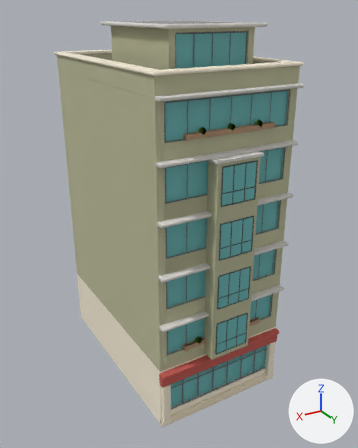
Two versions of the glTF model Assets/TumbangPreso/Art/Kanto/Models/stucco_olive_5.glb, one commit apart.
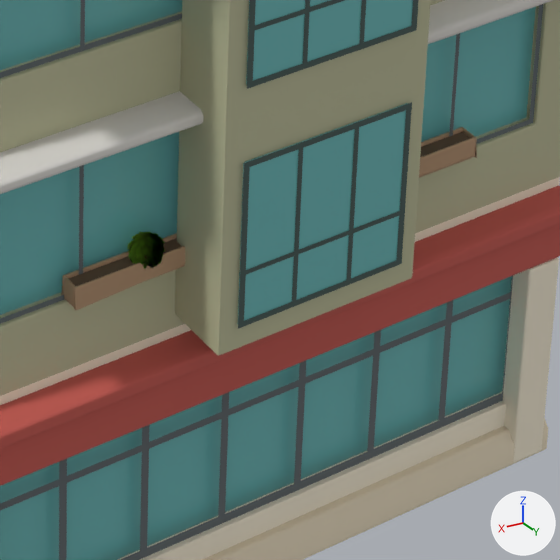
The first picture shows the older version from a 50 mm camera at (20.2, 20.9, 23.9) aimed at (4.2, -5.8, 10.5). The close-ups show the older and then the newer version on the part from 48% to 77% of the width and 65% to 89% of the height of that picture. Only the edits that show in the close-ups are written down. Lighting does not change. The marker at lower right points along +X, +Y and +Z.

Objects in the first close-up: 'foliage', 'frames', 'props', 'shell', 'trim'.
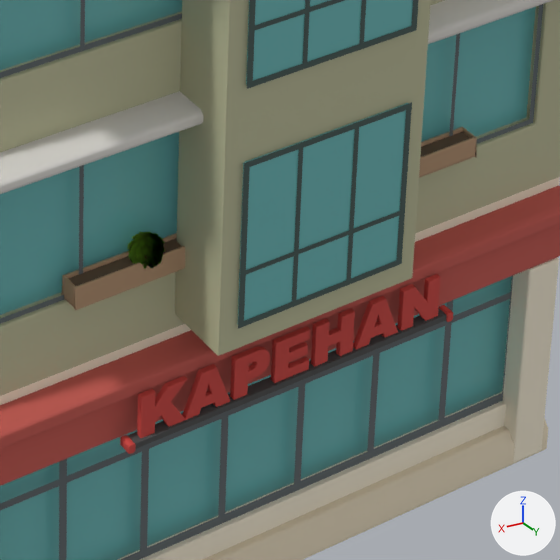
The change, as a list of edits to the scene's bpy script:
```text
Add mat_sign_red:
    mat_sign_red = principled_material('sign_red')
    mat_sign_red.base_color = (0.6, 0.06, 0.05)  # red #cb453f
    mat_sign_red.roughness = 0.8
Add mat_sign_iron:
    mat_sign_iron = principled_material('sign_iron')
    mat_sign_iron.base_color = (0.07, 0.07, 0.07)  # dark grey #4b4b4b
    mat_sign_iron.roughness = 0.8
Add me_sign_kapehan_text:
    me_sign_kapehan_text.from_pydata(...)  # 696 vertices, 1376 faces; spans x 2.32..6.68, y 0.43..0.51, z 3.27..3.87
    me_sign_kapehan_text.materials.append(mat_sign_red)  # red #cb453f
Add me_sign_kapehan:
    me_sign_kapehan.from_pydata(...)  # 432 vertices, 852 faces; spans x 2.12..6.88, y 0.38..0.57, z 3.18..3.31
    # faces by material slot: [284, 568]
    me_sign_kapehan.materials.append(mat_sign_iron)  # dark grey #4b4b4b
    me_sign_kapehan.materials.append(mat_sign_red)  # red #cb453f
Add ob_sign_kapehan_text:
    ob_sign_kapehan_text = bpy.data.objects.new('sign_kapehan_text', me_sign_kapehan_text)
    ob_sign_kapehan_text.location = (0.0, 0.0, 0.0)
Add ob_sign_kapehan:
    ob_sign_kapehan = bpy.data.objects.new('sign_kapehan', me_sign_kapehan)
    ob_sign_kapehan.location = (0.0, 0.0, 0.0)
```

Boxes [x1, y1, x2, y2] around the edits, measured in the close-ups (560 x 560 px):
'sign_kapehan_text', added (red): after [137, 274, 441, 438]
'sign_kapehan', added: after [120, 305, 453, 454]
    faces in mat_sign_iron (dark grey #4b4b4b): [128, 308, 447, 449]
    faces in mat_sign_red (red #cb453f): [120, 305, 453, 454]
